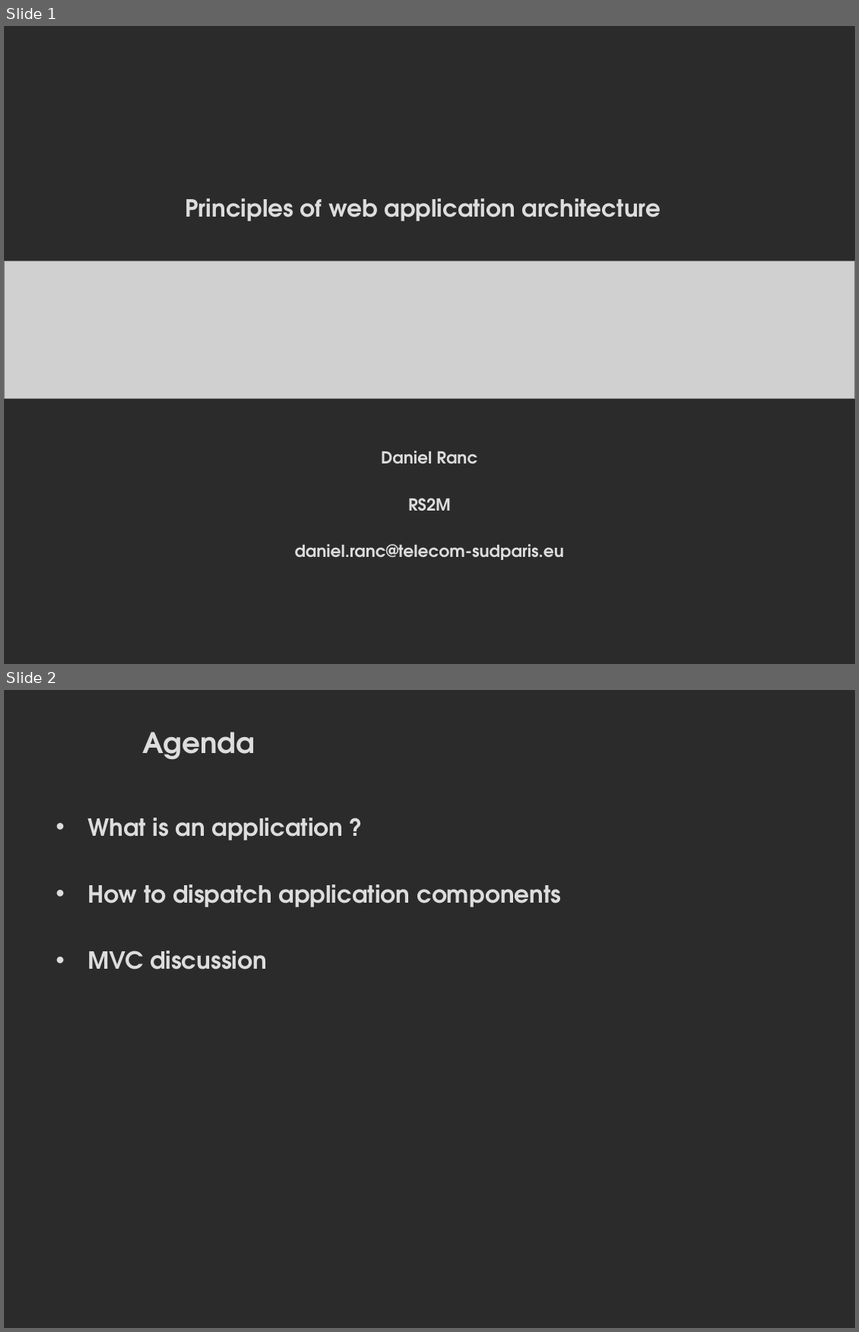
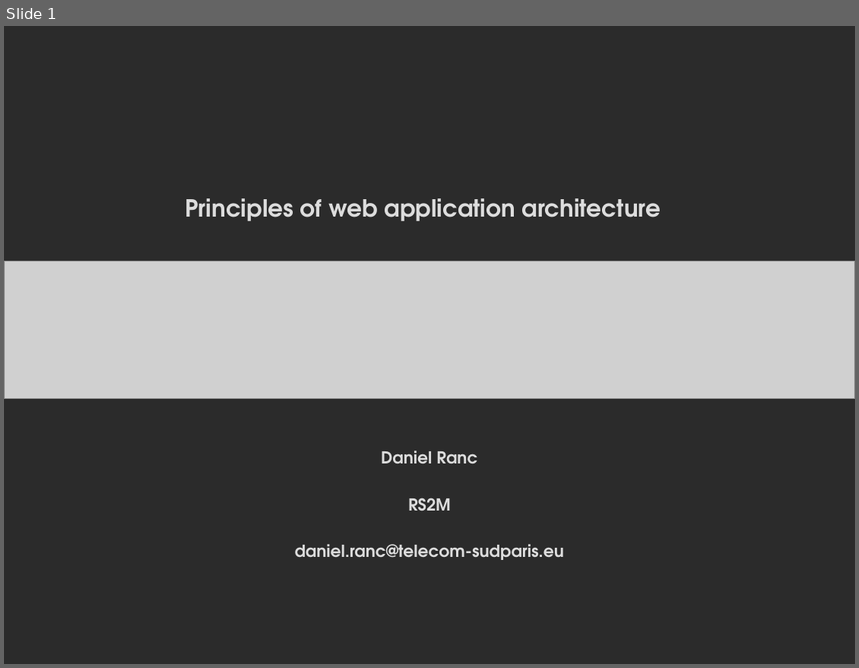
Before and after one commit to danielausparis/arch, a slide deck: archi-web.odp. Shown one above the other, each under a label of ours: slides 1 and 2 before the commit, slide 1 after it. The pictures are 859x1332 and 859x668 pixels, drawn with LibreOffice and Linux fonts; fonts in the diff are those of the drawing; grey boxes stand for pictures; background and template pictures are left out; a plain dark background stands for a picture behind light text. Boxes give left, top, right and bottom in pixels: in the first picture for what was removed or moved away, otherwise in the second. Text is boxed around its words. In the diff, an @@ line names an element or a change of style, - is before the commit and + after.

```diff
--- a/archi-web.odp
+++ b/archi-web.odp
@@ slide 2 removed at box(4, 690, 855, 1328), background picture (left out) @@
@@ title removed at box(143, 732, 255, 759) @@
-Agenda
@@ text removed at box(88, 818, 561, 970) @@
-• What is an application ?
-• How to dispatch application components
-• MVC discussion
```
Also in this commit, not shown: 1 slide changed, 14 slides added.
